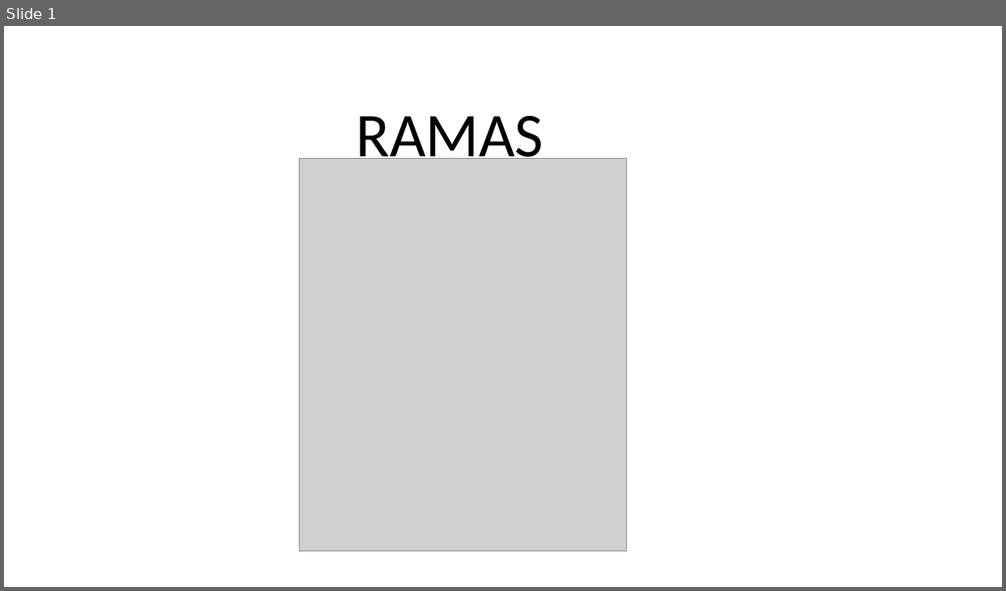
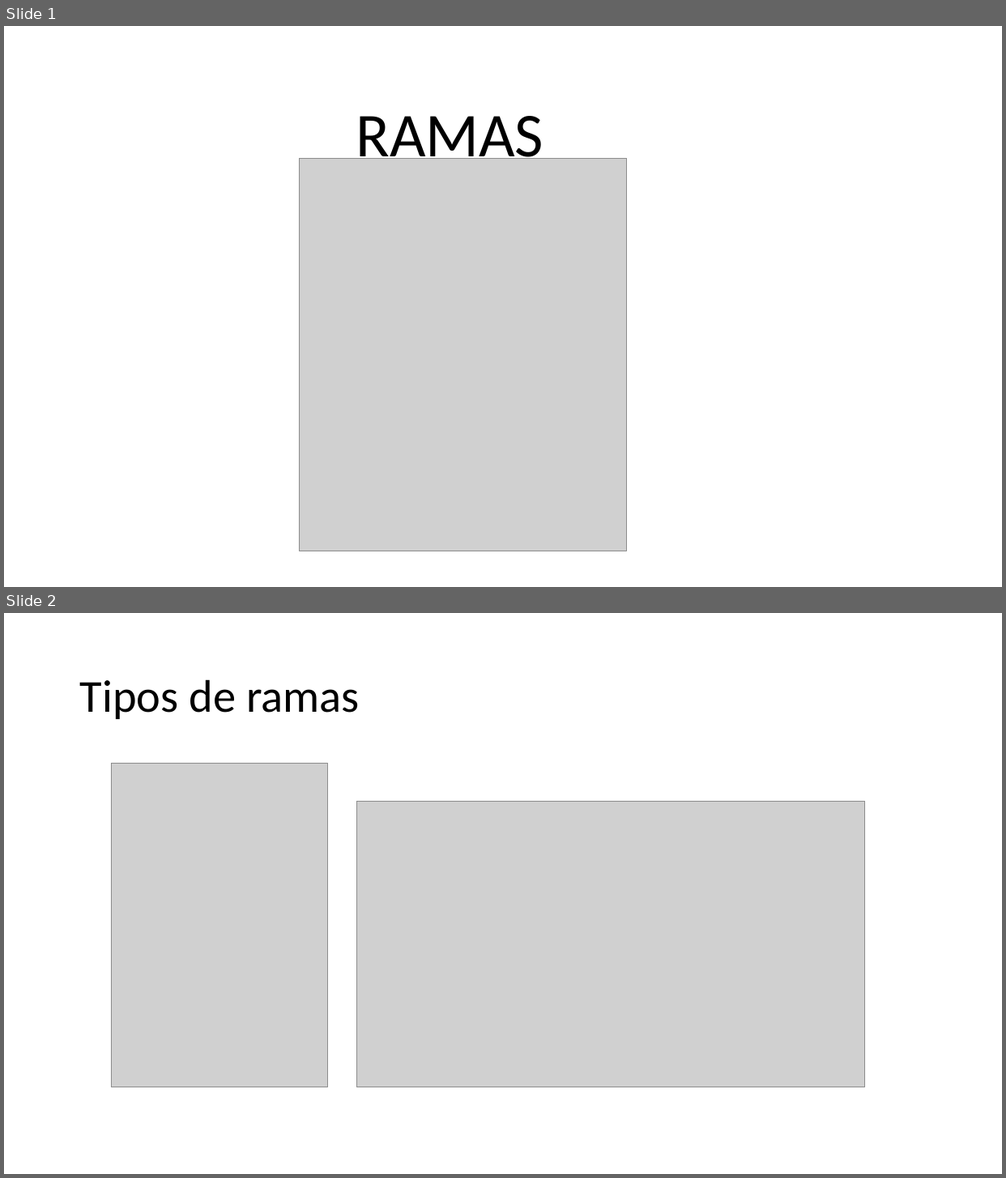
Before and after one commit to beatri845/ramasgithub, a slide deck: RAMAS.pptx. Shown one above the other, each under a label of ours: slide 1 before the commit, slides 1 and 2 after it. The pictures are 1006x591 and 1006x1178 pixels, drawn with LibreOffice and Linux fonts; fonts in the diff are those of the drawing; grey boxes stand for pictures. Boxes give left, top, right and bottom in pixels: in the first picture for what was removed or moved away, otherwise in the second. Text is boxed around its words. In the diff, an @@ line names an element or a change of style, - is before the commit and + after.

Commit message:
cambios presentacion

```diff
--- a/RAMAS.pptx
+++ b/RAMAS.pptx
@@ slide 2 added at (4,613,1002,1174), background #FFFFFF @@
@@ title added at (80,679,360,719), 44 pt, text #000000 @@
+Tipos de ramas
@@ picture added at (111,764,327,1088) @@
@@ picture added at (356,801,865,1088) @@
```
Also in this commit, not shown: 1 other file.
